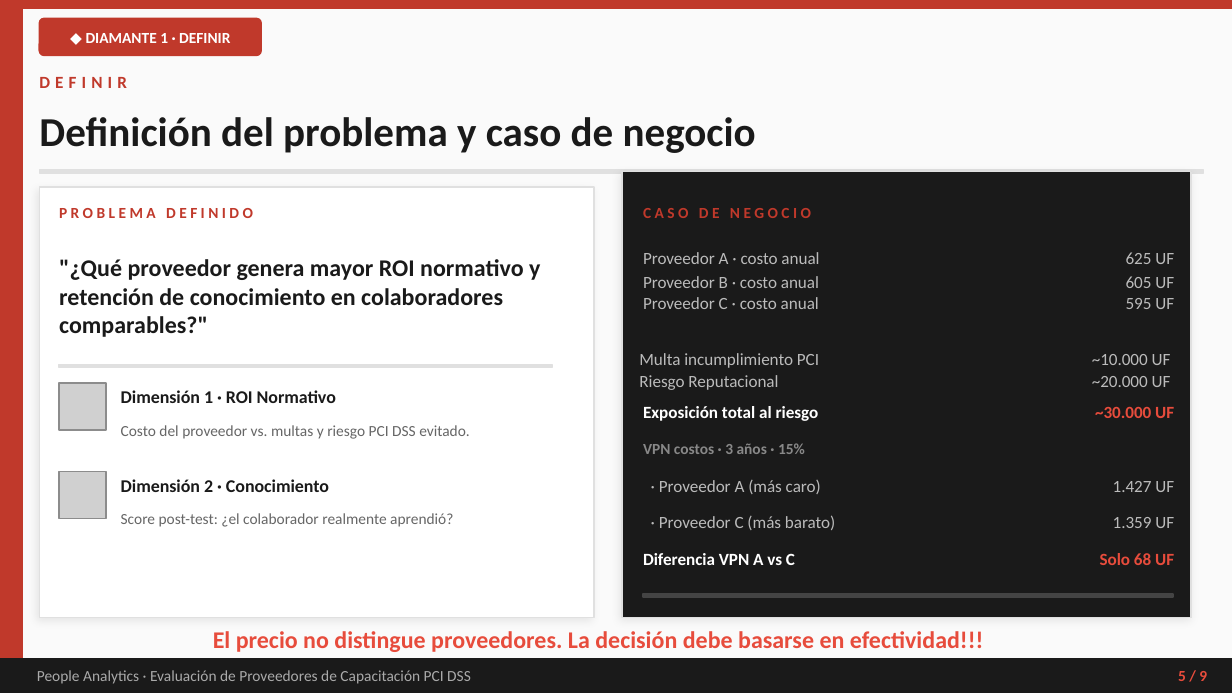
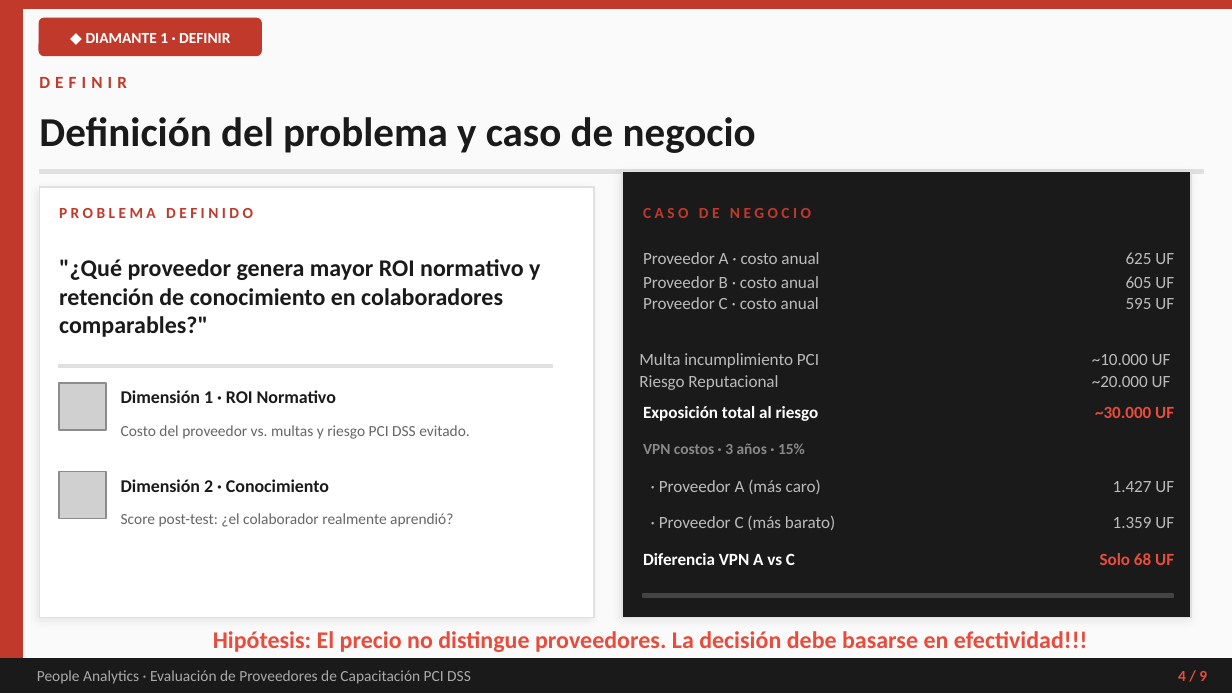
Before and after one commit to oceballos/PeopleAnalytics, a slide deck: slide 6 of people_analytics_G6_capacitación.pptx. Drawn at 1232x693 pixels with LibreOffice and Linux fonts; fonts in the diff are those of the drawing; grey boxes stand for pictures. Boxes give left, top, right and bottom in pixels: in the first picture for what was removed or moved away, otherwise in the second. Text is boxed around its words. In the diff, an @@ line names an element or a change of style, - is before the commit and + after.

```diff
--- a/people_analytics_G6_capacitación.pptx
+++ b/people_analytics_G6_capacitación.pptx
@@ text at box(213, 631, 1087, 652): text changed @@
-El precio no distingue proveedores. La decisión debe basarse en efectividad!!!
+Hipótesis: El precio no distingue proveedores. La decisión debe basarse en efectividad!!!
@@ text at box(1178, 671, 1207, 681): text changed @@
-5 / 9
+4 / 9
```
Also in this commit, not shown: 8 other slides changed.
